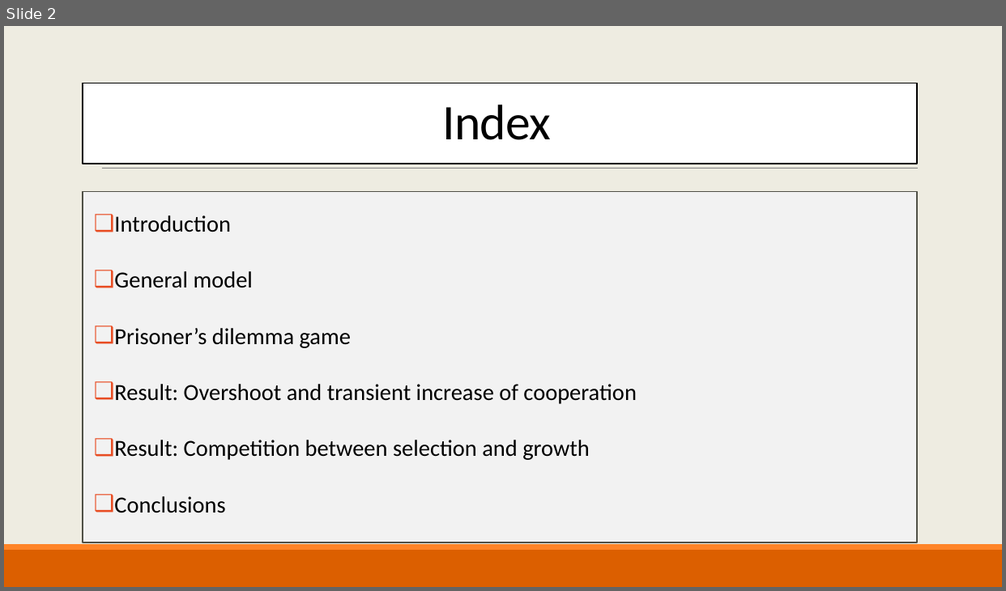
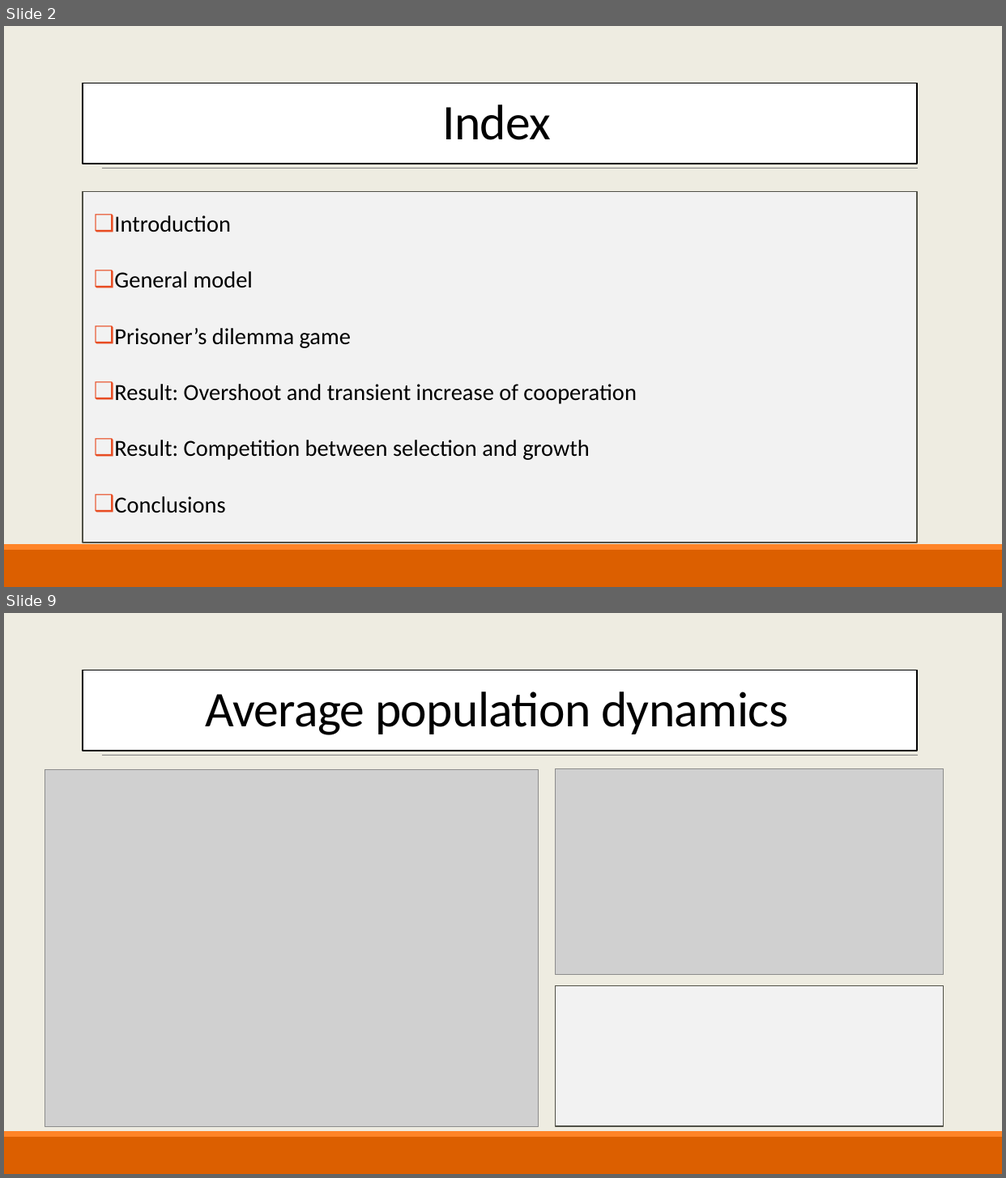
Before and after one commit to AlexBV799/EvolutionaryGameTheoryInGrowingPopulations_FinalProject, a slide deck: Evolutionary game theory.pptx. Shown one above the other, each under a label of ours: slide 2 before the commit, slides 2 and 9 after it; the slides between them are not shown. The pictures are 1006x591 and 1006x1178 pixels, drawn with LibreOffice and Linux fonts; fonts in the diff are those of the drawing; grey boxes stand for pictures; background and template pictures are left out. Boxes give left, top, right and bottom in pixels: in the first picture for what was removed or moved away, otherwise in the second. Text is boxed around its words. In the diff, an @@ line names an element or a change of style, - is before the commit and + after.

```diff
--- a/Evolutionary game theory.pptx
+++ b/Evolutionary game theory.pptx
@@ slide 9 added at bbox=[4, 613, 1002, 1174], background picture (left out); not listed: 3 template elements that a slide beside it also shows @@
@@ rectangle added at bbox=[83, 670, 918, 751], fill #FFFFFF, outline #000000 1.25 pt @@
@@ title added at bbox=[205, 692, 788, 735], 48 pt, text #000000 @@
+Average population dynamics
@@ picture added at bbox=[44, 769, 539, 1127] @@
@@ picture added at bbox=[556, 769, 944, 974] @@
@@ rectangle added at bbox=[556, 986, 944, 1127], fill #F2F2F2, outline #505046 1.25 pt @@
```
Also in this commit, not shown: 3 slides changed, 7 other slides added, 3 slides removed, 2 other files.
